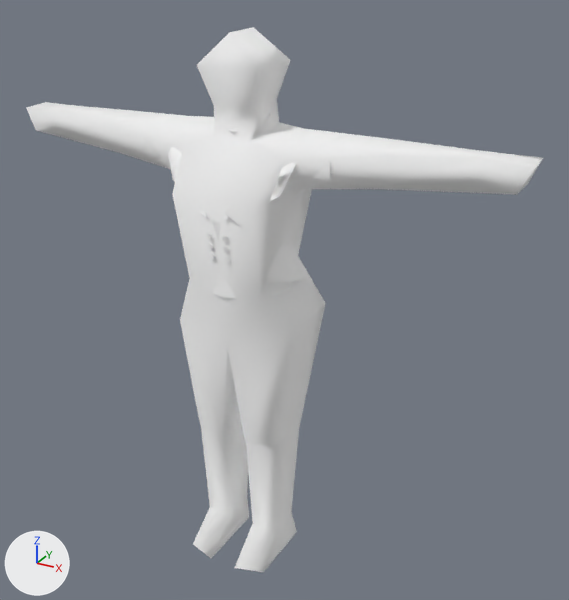
What one commit did to the glTF model docs/models/f107_body.glb.
Both versions are drawn from a camera (50 mm lens) standing at (1.22, -1.961, 0.884) and looking at (0.102, 0.072, -0.132). Lighting does not change. The marker at lower left points along +X, +Y and +Z. The picture after the commit comes second. Vertices at exactly the same position are counted once.

Objects in the first picture: 'Group[0]'.
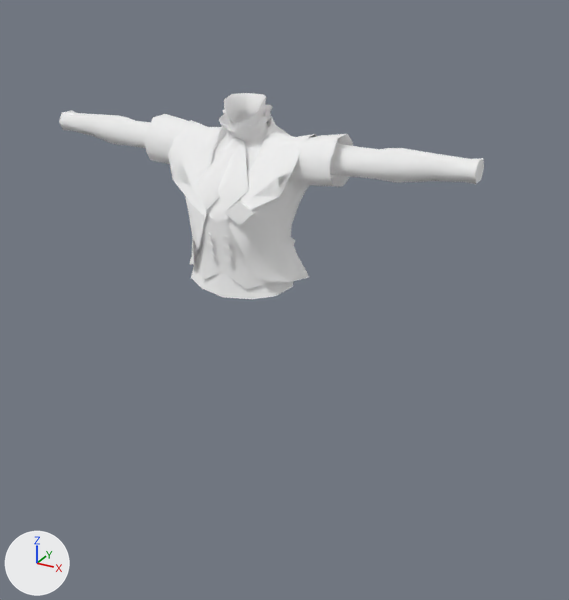
What the commit changed:
me_group_0 is used by ob_group_0; location (0.0, 0.0, 0.0).
me_group_0 had 907 vertices, 1652 faces and spanned x -0.85..0.85, y -0.19..0.17, z -1.05..0.69.
me_group_0 now has 815 vertices, 1472 faces and spans x -0.7..0.7, y -0.16..0.17, z -0.09..0.51.
me_group_0 part 1: the loose piece of 92 vertices spanning x -0.85..0.85, y -0.19..0.15, z -1.05..0.69 is deleted.

Pixel boxes (x1, y1, x2, y2) of what changed, in the pictures (569 x 600 px):
'Group[0]', reshaped (18% narrower, 62% shorter): before (26, 27, 543, 572); after (59, 93, 484, 299)
part 1 of me_group_0, deleted: before (26, 27, 543, 572)
